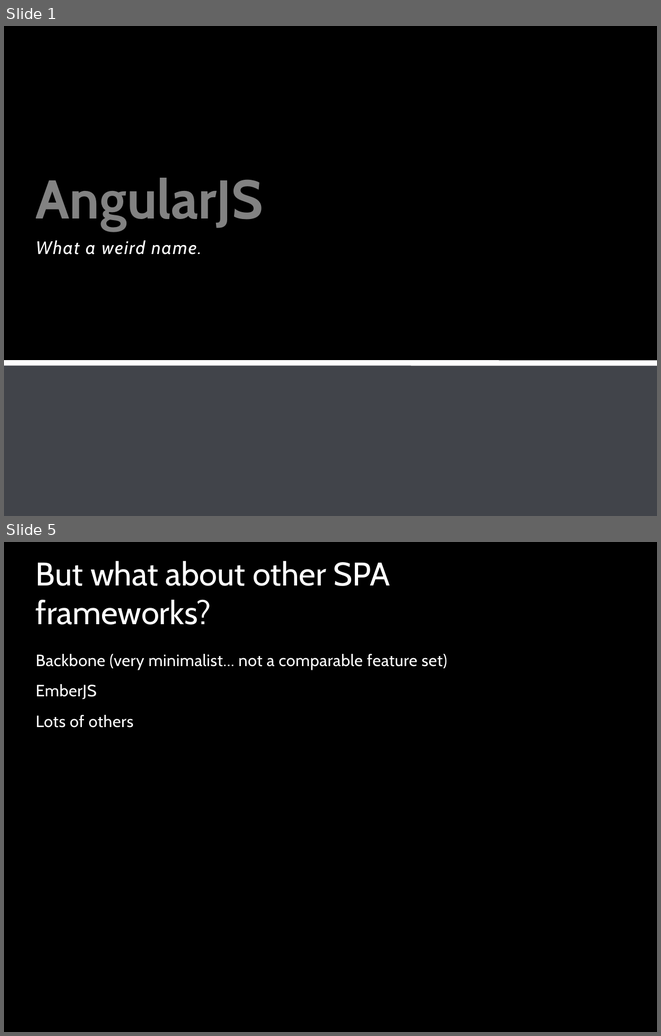
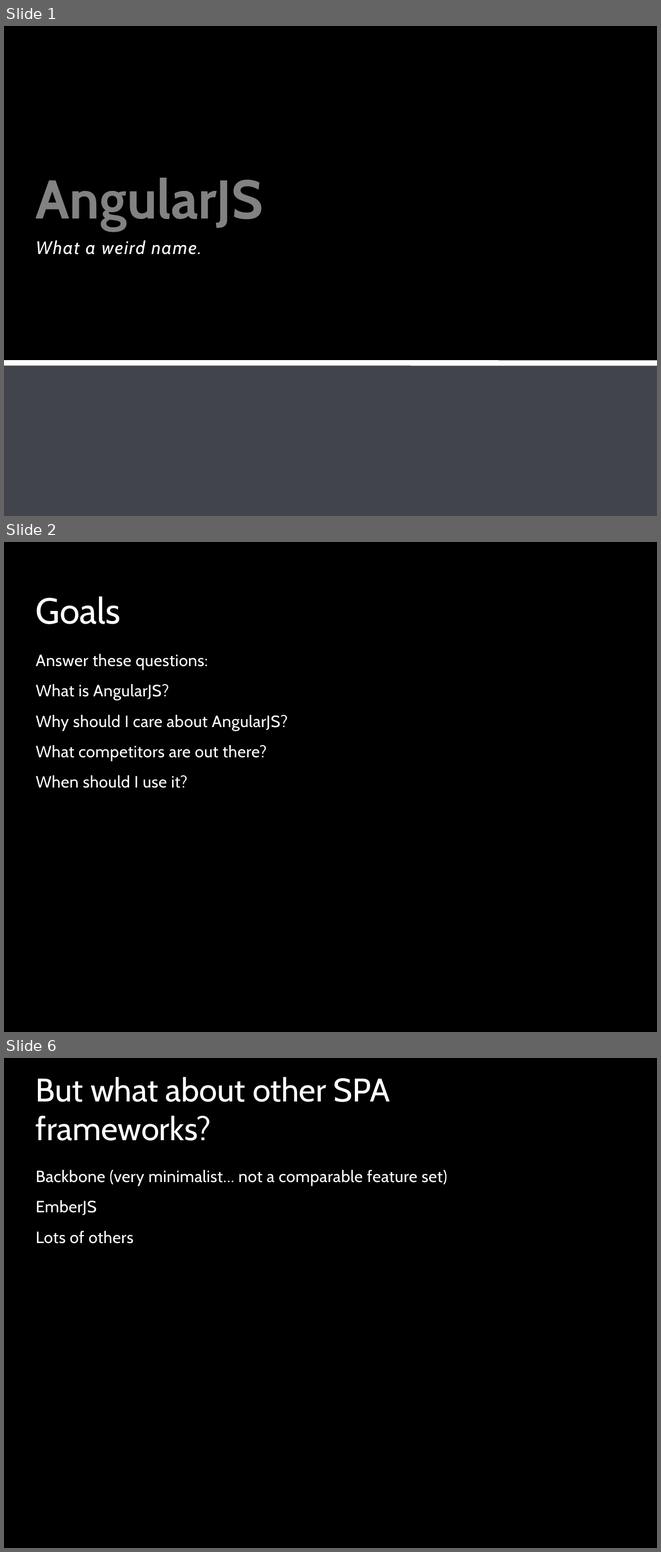
Before and after one commit to kevinkemp/Presentations, a slide deck: angularjs/AngularJS.pptx. Shown one above the other, each under a label of ours: slides 1 and 5 before the commit, slides 1, 2 and 6 after it; the slides between them are not shown. The pictures are 661x1036 and 661x1552 pixels, drawn with LibreOffice and Linux fonts; fonts in the diff are those of the drawing; background and template pictures are left out. Boxes give left, top, right and bottom in pixels: in the first picture for what was removed or moved away, otherwise in the second. Text is boxed around its words. In the diff, an @@ line names an element or a change of style, - is before the commit and + after.

```diff
--- a/angularjs/AngularJS.pptx
+++ b/angularjs/AngularJS.pptx
@@ slide 2 added at [4,542,657,1032], background picture (left out); not listed: 1 template element that a slide beside it also shows @@
@@ title added at [36,596,121,624], 40 pt, text #FFFFFF @@
+Goals
@@ text added at [36,654,288,788], 18 pt, text #FFFFFF @@
+Answer these questions:
+What is AngularJS?
+Why should I care about AngularJS?
+What competitors are out there?
+When should I use it?
@@ what was slide 5 is now slide 6 @@
```
Also in this commit, not shown: 8 slides changed.
